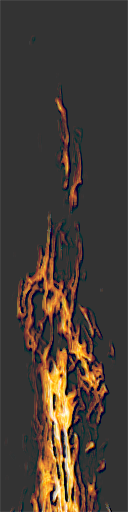
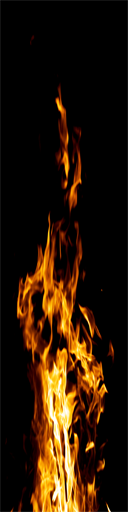
Before/after of a (128, 512) layered artwork. What changed in the layer stack:
hid "Layer 1 copy 2" over [0, 0, 128, 512]
hid "Layer 1 copy" over [0, 0, 128, 512]
showed "Layer 1" over [0, 0, 128, 512]
